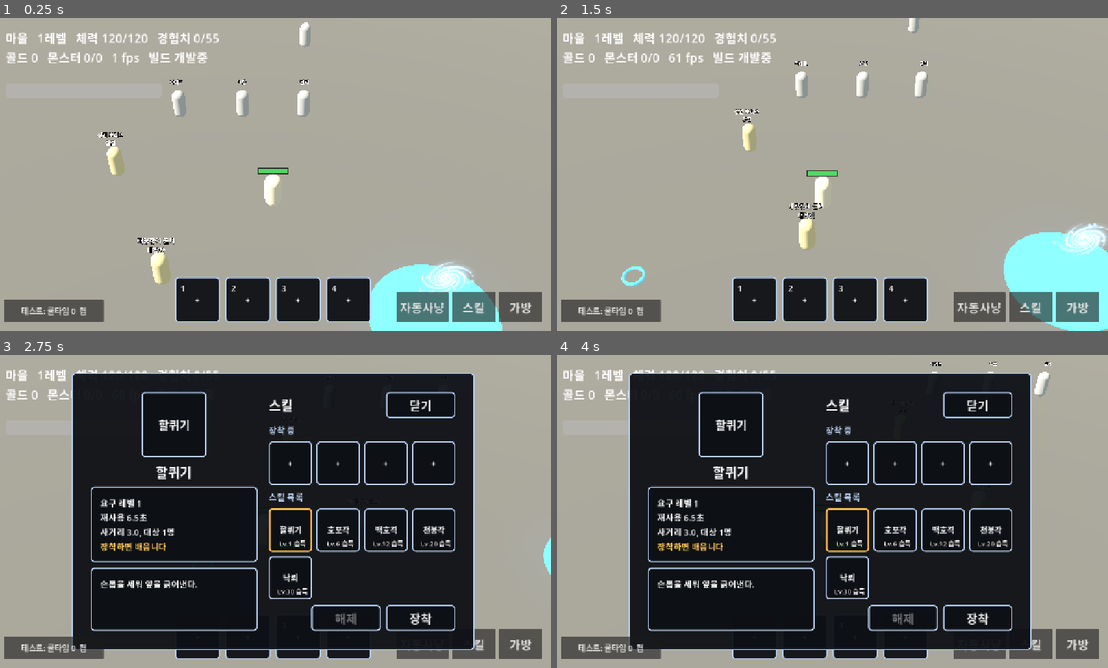
Above: before the commit, frames 1-4 (two rows, left to right).
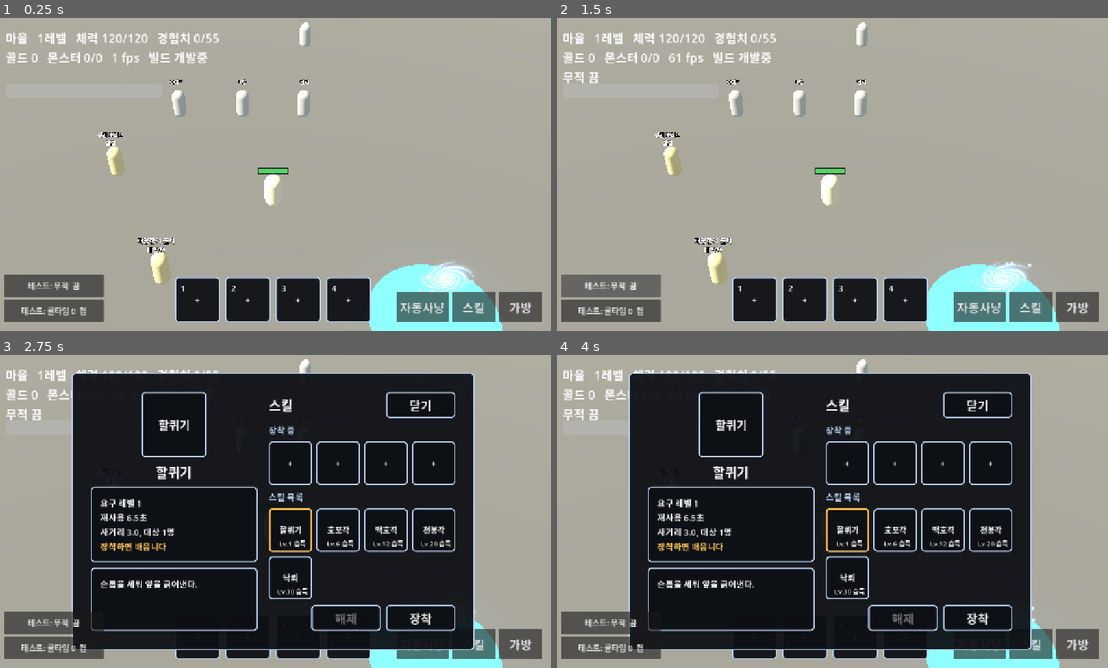
Above: after the commit, the same moments.

Repository: gogoalswo/MMORPG
Game: Godot game, scene res://main.tscn
Same seed, same stepped clock (60 frames per second), same inputs: the game is played once before the commit and once after it.
Inputs (mouse positions are in pixels of both pictures, inside the frame that each line leads up to):
- Up to frame 1 (0.25 s): no input
- Up to frame 2 (1.5 s): click (612, 287) at 0.5 s, where only the run after the commit has a clickable "테스트: 무적 끔"; click (612, 287) at 1.25 s, where only the run after the commit has a clickable "테스트: 무적 켬"
- Up to frame 3 (2.75 s): click (198, 636) at 2.02 s
- Up to frame 4 (4 s): click "자동사냥" at 2.75 s; click "스킬" at 3.5 s

The runs differ from the first frame. In frame 1, 1.3% of the frame differs, in the area x 0-19%, y 82-90%; in frame 2, 12%, in the area x 0-100%, y 0-100%; in frame 3, 2.8%; in frame 4, 2.9%.

Commit message:
메인 HUD 왼쪽 아래에 테스트용 무적 단추를 단다
플레이어 값 invincible 을 켜고 끈다. 켜면 _hit_player 가 피해만 0 으로 만든다.
판정 쪽(World.set_invincible · 통로)은 e0f9b80 에 섞여 먼저 들어갔다.

Co-Authored-By: Claude Opus 5 <noreply@anthropic.com>

Diff:
--- a/godot/game/game.gd
+++ b/godot/game/game.gd
@@ -94,6 +94,8 @@
 var _bar_cooling: Array = []
 ## 테스트 스위치 단추 — 이름 → Button
 var _switch_buttons: Dictionary = {}
+## 테스트 무적 단추. 글자는 **스냅샷(me.invincible)** 만 보고 그린다 (자동사냥과 같다)
+var _invincible_button: Button
 ## 자동 사냥 토글. 글자와 색은 **서버가 준 me.auto** 로만 정한다 —
 ## 눌린 것으로 지레 바꾸면 판정이 거절했을 때 화면만 켜진 채로 남는다
 var _auto_button: Button
@@ -1165,6 +1167,14 @@
 		button.pressed.connect(_on_switch_pressed.bind(name))
 		column.add_child(button)
 		_switch_buttons[name] = button
+	# 무적은 플레이어 값이라 표 스위치와 따로 논다 — 요청은 `invincible`
+	_invincible_button = Button.new()
+	_invincible_button.custom_minimum_size = Vector2(230, 52)
+	_invincible_button.add_theme_font_size_override("font_size", 18)
+	_invincible_button.text = "테스트: 무적  끔"
+	_invincible_button.pressed.connect(_toggle_invincible)
+	column.add_child(_invincible_button)
+	column.move_child(_invincible_button, 0)
 	_refresh_switches()
 	column.set_anchors_and_offsets_preset(Control.PRESET_BOTTOM_LEFT, Control.PRESET_MODE_MINSIZE, 20)
 	column.grow_vertical = Control.GROW_DIRECTION_BEGIN
@@ -1176,6 +1186,17 @@
 	_refresh_switches()
 	if _skill_panel.visible:
 		_redraw_skills()
+
+
+func _toggle_invincible() -> void:
+	var me: Dictionary = _transport.snapshot().get("players", {}).get(_transport.my_id(), {})
+	_transport.send(&"invincible", {"on": not bool(me.get("invincible", false))})
+
+
+func _refresh_invincible(me: Dictionary) -> void:
+	var on := bool(me.get("invincible", false))
+	_invincible_button.text = "테스트: 무적  %s" % ("켬" if on else "끔")
+	_invincible_button.modulate = Color("#7ce08a") if on else Color.WHITE
 
 
 func _refresh_switches() -> void:
@@ -2000,6 +2021,7 @@
 	_hp_bar.value = me.hp
 	_refresh_bar(me)
 	_refresh_auto(me)
+	_refresh_invincible(me)
 
 	_label.text = "%s   %d레벨   체력 %d/%d   경험치 %d/%d\n골드 %d   몬스터 %d/%d   %d fps   빌드 %s\n%s" % [
 		GameData.zone(zone_now).get("name", zone_now),
--- a/godot/tests/ui_test.gd
+++ b/godot/tests/ui_test.gd
@@ -541,10 +541,28 @@
 		_fail("스위치 단추가 퀵슬롯과 겹친다")
 	print("  테스트 스위치 단추 %d개: 켜고 끄기 확인 (%s)" % [game._switch_buttons.size(), corner])
 
+	# 무적 단추 — 왼쪽 아래 줄에 있고, 켜면 맞아도 HP 가 그대로다
+	var world = game._transport._world
+	var hero: Dictionary = world.snapshot().players[game._transport.my_id()]
+	var shield: Rect2 = game._invincible_button.get_global_rect()
+	if shield.position.x > 40 or shield.end.y > corner.position.y:
+		_fail("무적 단추가 쿨타임 단추 위(왼쪽 아래)가 아니다: %s" % shield)
+	game._invincible_button.pressed.emit()
+	if not bool(hero.get("invincible", false)):
+		_fail("무적 단추를 눌렀는데 안 켜졌다")
+	var hp_before := int(hero.hp)
+	world._hit_player(hero, {"id": "test", "attack": 999.0})
+	if int(hero.hp) != hp_before:
+		_fail("무적인데 HP 가 줄었다: %d → %d" % [hp_before, int(hero.hp)])
+	game._invincible_button.pressed.emit()
+	if bool(hero.get("invincible", false)):
+		_fail("무적 단추를 다시 눌렀는데 안 꺼졌다")
+	print("  무적 단추: 켜면 피해 0, 다시 누르면 꺼짐 (%s)" % shield)
+
 	# 새 문구 글자가 폰트에 있나 (부분집합이라 빠질 수 있다)
 	var font: Font = load(FONT)
 	var missing := ""
-	for ch in "장착 해제 취소 스킬 목록 바꿀 칸을 누르세요 요구 레벨 재사용 사거리 주위 대상 배움 습득 테스트 쿨타임 잠금 해제 켬 끔":
+	for ch in "장착 해제 취소 스킬 목록 바꿀 칸을 누르세요 요구 레벨 재사용 사거리 주위 대상 배움 습득 테스트 쿨타임 잠금 해제 켬 끔 무적":
 		if ch != " " and not font.has_char(ch.unicode_at(0)):
 			missing += ch
 	if missing != "":
Not shown, changed: docs/features/skills.md
